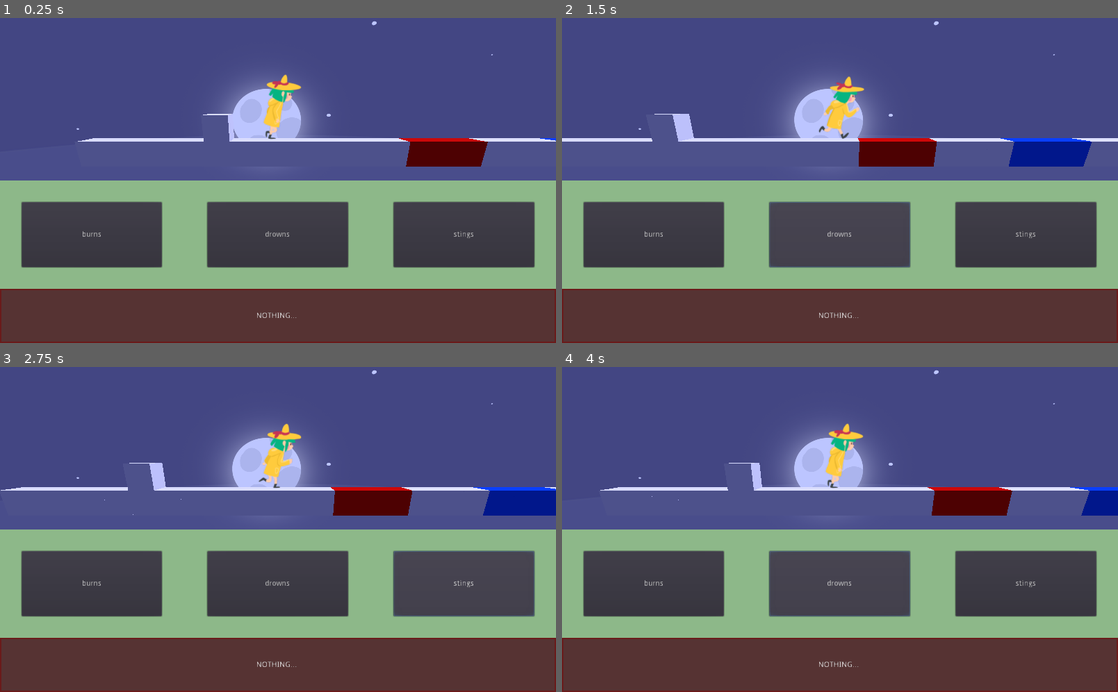
Above: before the commit, frames 1-4 (two rows, left to right).
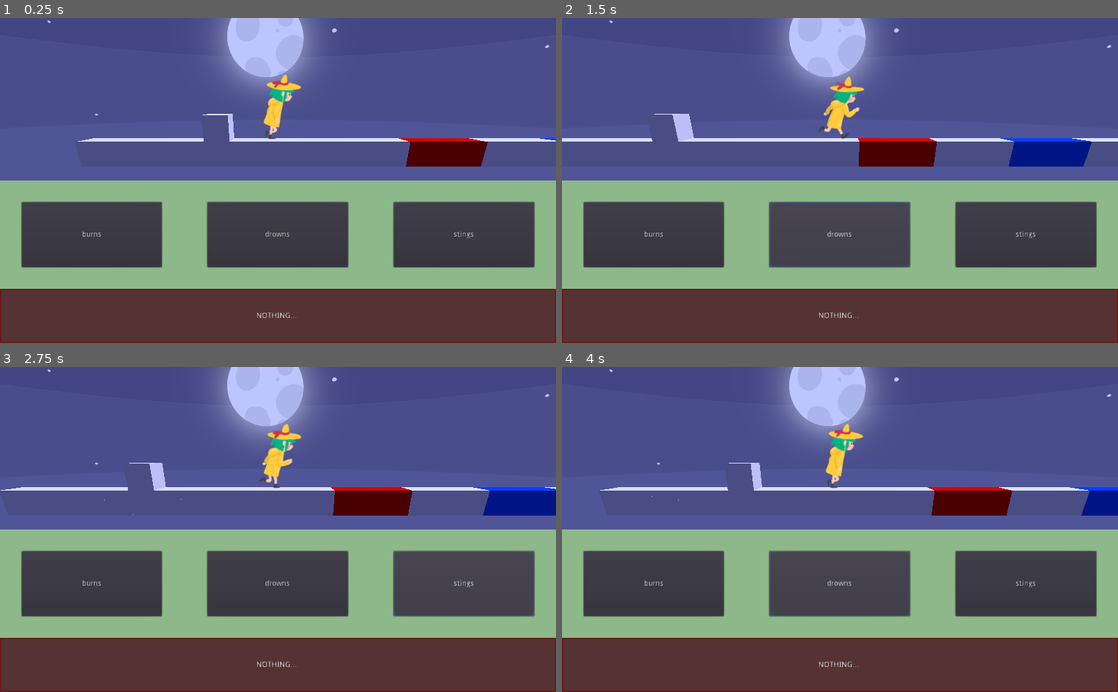
Above: after the commit, the same moments.

Repository: adngdb/ldjam45
Game: Godot game, scene res://Scenes/Main.tscn
Two runs of this game, one before a commit and one after it. Both use one fixed random seed, a clock stepped at 60 frames per second and the inputs below.
Inputs:
- Up to frame 1 (0.25 s): no input
- Up to frame 2 (1.5 s): click "burns" at 0.5 s; click "drowns" at 1.25 s
- Up to frame 3 (2.75 s): click "stings" at 2 s
- Up to frame 4 (4 s): click "burns" at 2.75 s; click "drowns" at 3.5 s

The runs differ from the first frame. In frame 1, 4.9% of the frame differs, in the area x 8-99%, y 0-37%; in frame 2, 4.9%; in frame 3, 4.9%; in frame 4, 4.9%.

Commit message:
Fire on Pumpkin update and integrate

Diff:
--- /dev/null
+++ b/Scenes/Fire_FX.tscn
@@ -0,0 +1,44 @@
+[gd_scene load_steps=6 format=2]
+
+[ext_resource path="res://Assets/Fire/Fire_Alpha.png" type="Texture" id=1]
+
+[sub_resource type="SpatialMaterial" id=1]
+flags_unshaded = true
+flags_albedo_tex_force_srgb = true
+vertex_color_use_as_albedo = true
+params_blend_mode = 1
+params_billboard_mode = 3
+particles_anim_h_frames = 1
+particles_anim_v_frames = 1
+particles_anim_loop = false
+albedo_texture = ExtResource( 1 )
+
+[sub_resource type="QuadMesh" id=2]
+
+[sub_resource type="Curve" id=3]
+_data = [ Vector2( 0, 0.0282665 ), 0.0, 0.0, 0, 0, Vector2( 0.544174, 1 ), 0.0, 0.0, 0, 0, Vector2( 1, 0 ), 0.0, 0.0, 0, 0 ]
+
+[sub_resource type="Gradient" id=4]
+offsets = PoolRealArray( 0.0165563, 0.284768, 0.738411, 1 )
+colors = PoolColorArray( 0.792157, 1, 0, 0, 0.823352, 0.471612, 0.00803591, 1, 1, 0, 0, 1, 1, 0, 0, 0 )
+
+[node name="Fire_FX" type="Spatial"]
+
+[node name="Flame" type="CPUParticles" parent="."]
+transform = Transform( 1, 0, 0, 0, -4.37114e-008, 1, 0, -1, -4.37114e-008, 0.196429, -0.0684363, 0.172962 )
+material_override = SubResource( 1 )
+amount = 10
+lifetime = 0.5
+draw_order = 1
+mesh = SubResource( 2 )
+emission_shape = 1
+emission_sphere_radius = 0.2
+spread = 0.0
+gravity = Vector3( 0, 0, 0 )
+angular_velocity = 10.0
+angular_velocity_random = 1.0
+linear_accel = 1.0
+scale_amount = 0.3
+scale_amount_random = 1.0
+scale_amount_curve = SubResource( 3 )
+color_ramp = SubResource( 4 )
--- a/Scenes/Fire_Real.tscn
+++ b/Scenes/Fire_Real.tscn
@@ -1,15 +1,51 @@
-[gd_scene load_steps=5 format=2]
+[gd_scene load_steps=7 format=2]
 
-[ext_resource path="res://Assets/Fire/Pumkin_Fire.obj" type="ArrayMesh" id=1]
-[ext_resource path="res://Assets/Fire/Pumkin_Fire_BaseColor.png" type="Texture" id=2]
-[ext_resource path="res://Assets/Fire/Pumkin_Fire_Roughness.png" type="Texture" id=3]
+[ext_resource path="res://Scenes/Fire_FX.tscn" type="PackedScene" id=1]
+[ext_resource path="res://Assets/Fire/Pumpkin_Fire.obj" type="ArrayMesh" id=2]
+[ext_resource path="res://Assets/Fire/Pumpkin_Fire_BaseColor.png" type="Texture" id=3]
+[ext_resource path="res://Assets/Fire/Pumpkin_Fire_Roughness.png" type="Texture" id=4]
+[ext_resource path="res://Scenes/Ground.tscn" type="PackedScene" id=5]
 
 [sub_resource type="SpatialMaterial" id=1]
-albedo_texture = ExtResource( 2 )
-roughness_texture = ExtResource( 3 )
+albedo_texture = ExtResource( 3 )
+roughness_texture = ExtResource( 4 )
 
 [node name="Fire_Real" type="Spatial"]
 
-[node name="Pumkin_Fire" type="MeshInstance" parent="."]
-mesh = ExtResource( 1 )
+[node name="Fire_FX" parent="." instance=ExtResource( 1 )]
+transform = Transform( 1.5, 0, 0, 0, 1, 0, 0, 0, 1, -1.95669, 1.85404, -0.817529 )
+
+[node name="Fire_FX4" parent="." instance=ExtResource( 1 )]
+transform = Transform( 1.5, 0, 0, 0, 1.5, 0, 0, 0, 1.5, 0.350186, 1.85404, -0.793225 )
+
+[node name="Fire_FX5" parent="." instance=ExtResource( 1 )]
+transform = Transform( 0.5, 0, 0, 0, 0.5, 0, 0, 0, 0.5, 0.925563, 1.87475, 0.288459 )
+
+[node name="Fire_FX6" parent="." instance=ExtResource( 1 )]
+transform = Transform( 0.5, 0, 0, 0, 0.5, 0, 0, 0, 0.5, -1.25721, 1.90511, 0.375289 )
+
+[node name="Fire_FX7" parent="." instance=ExtResource( 1 )]
+transform = Transform( 0.8, 0, 0, 0, 0.8, 0, 0, 0, 0.8, -0.127273, 1.85404, 0.196621 )
+
+[node name="Fire_FX3" parent="." instance=ExtResource( 1 )]
+transform = Transform( 0.8, 0, 0, 0, 1, 0, 0, 0, 1, -0.639741, 1.85404, -0.651155 )
+
+[node name="Fire_FX2" parent="." instance=ExtResource( 1 )]
+transform = Transform( 0.5, 0, 0, 0, 0.5, 0, 0, 0, 0.5, -1.54777, 2.6244, -0.907394 )
+
+[node name="Pumpkin_Fire" type="MeshInstance" parent="."]
+transform = Transform( 0.8, 0, 0, 0, 0.8, 0, 0, 0, 0.8, -1.57287, 1.49776, -0.752418 )
+mesh = ExtResource( 2 )
 material/0 = SubResource( 1 )
+
+[node name="Pumpkin_Fire2" type="MeshInstance" parent="."]
+transform = Transform( 0.410984, 0, 0.284767, 0, 0.5, 0, -0.284767, 0, 0.410984, -0.498654, 1.53146, -0.503747 )
+mesh = ExtResource( 2 )
+material/0 = SubResource( 1 )
+
+[node name="Pumpkin_Fire3" type="MeshInstance" parent="."]
+transform = Transform( 0.19075, -0.0258418, 0.230102, -0.0522251, 0.285642, 0.0753729, -0.225582, -0.0879814, 0.177122, -1.3857, 2.47637, -0.745825 )
+mesh = ExtResource( 2 )
+material/0 = SubResource( 1 )
+
+[node name="Ground" parent="." instance=ExtResource( 5 )]
Binary file changed: Assets/Background/Background_back.png
Binary file added: Assets/Fire/Fire_Alpha.png
Not shown, changed: Assets/Fire/Fire_Alpha.png.import
Not shown, removed: Assets/Fire/Pumkin_Fire.obj.import
Renamed: Assets/Fire/Pumkin_Fire.obj -> Assets/Fire/Pumpkin_Fire.obj
Not shown, added: Assets/Fire/Pumpkin_Fire.obj.import
Renamed: Assets/Fire/Pumkin_Fire_BaseColor.png -> Assets/Fire/Pumpkin_Fire_BaseColor.png
Not shown, added: Assets/Fire/Pumpkin_Fire_BaseColor.png.import
Renamed: Assets/Fire/Pumkin_Fire_Roughness.png -> Assets/Fire/Pumpkin_Fire_Roughness.png
Not shown, changed: Assets/Fire/Pumpkin_Fire_Roughness.png.import
